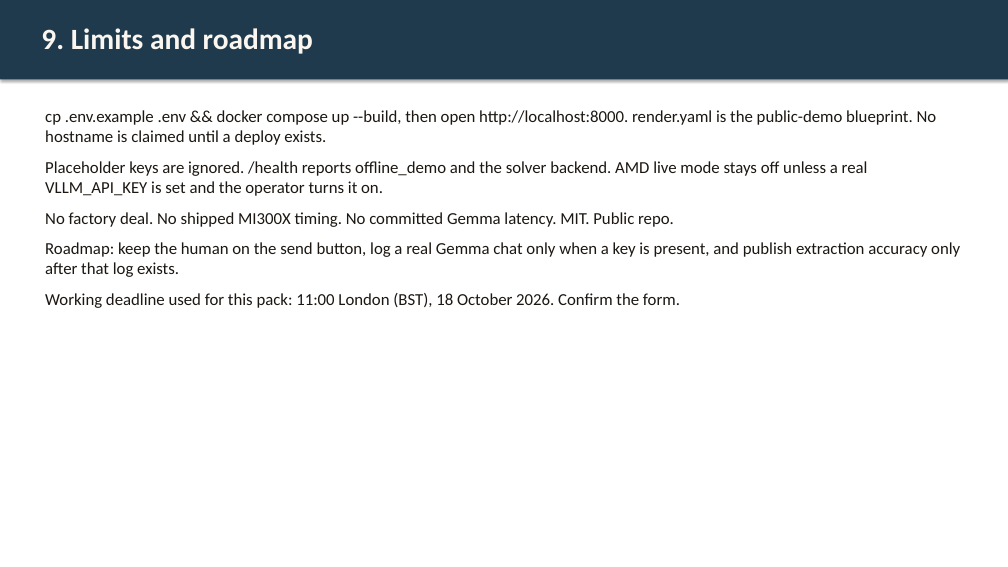
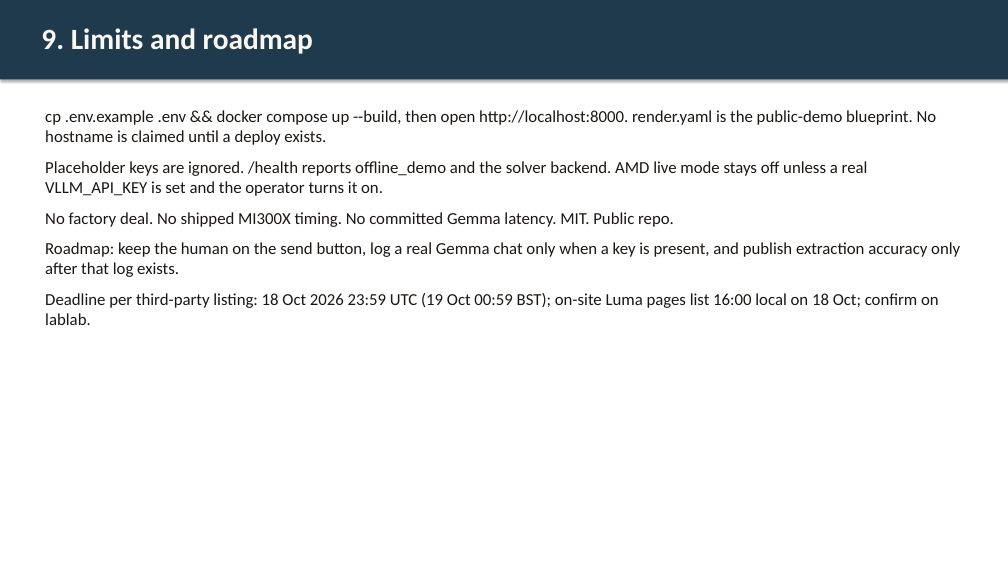
Before and after one commit to Fu93/tradeflow-ai, a slide deck: slide 9 of results/pitch.pptx. Drawn at 1008x567 pixels with LibreOffice and Linux fonts; fonts in the diff are those of the drawing. Boxes give left, top, right and bottom in pixels: in the first picture for what was removed or moved away, otherwise in the second. Text is boxed around its words. In the diff, an @@ line names an element or a change of style, - is before the commit and + after.

```diff
--- a/results/pitch.pptx
+++ b/results/pitch.pptx
@@ text at (45, 293, 939, 325): text changed @@
-Working deadline used for this pack: 11:00 London (BST), 18 October 2026. Confirm the form.
+Deadline per third-party listing: 18 Oct 2026 23:59 UTC (19 Oct 00:59 BST); on-site Luma pages list 16:00 local on 18 Oct; confirm on lablab.
```
Also in this commit, not shown: 19 other files.
